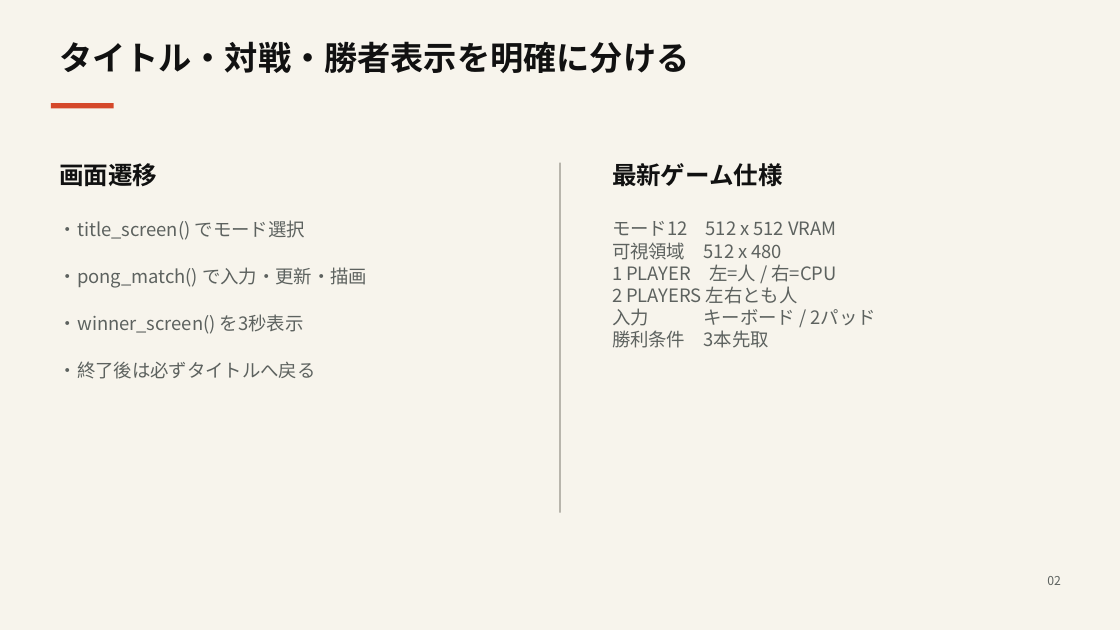
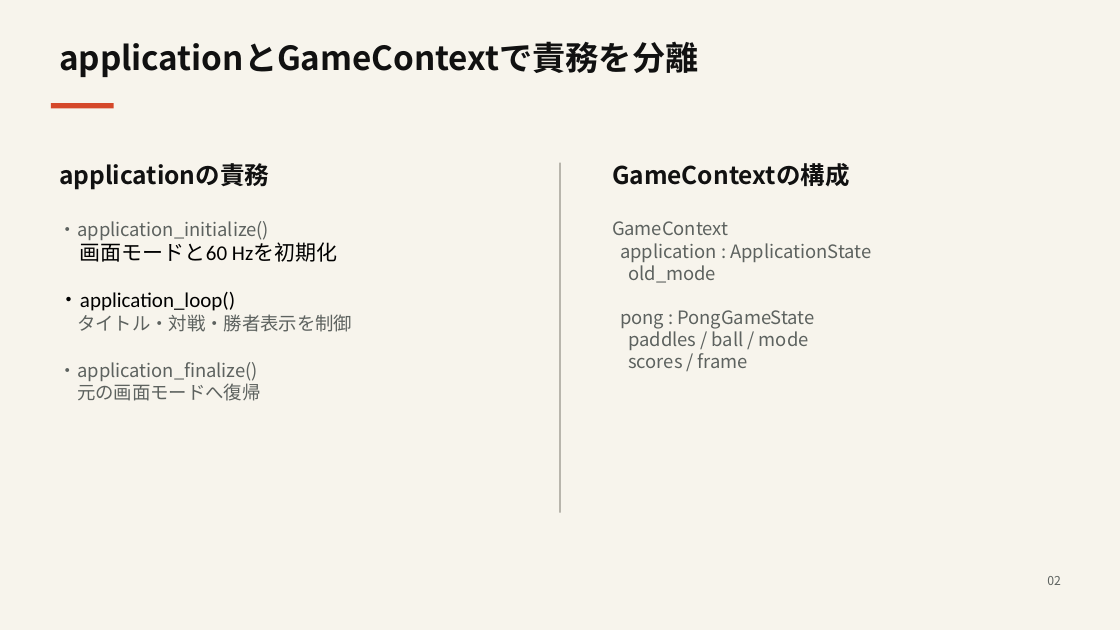
Before and after one commit to renatus-novus-x/pong, a slide deck: slide 2 of docs/pong.pptx. Drawn at 1120x630 pixels with LibreOffice and Linux fonts; fonts in the diff are those of the drawing. Boxes give left, top, right and bottom in pixels: in the first picture for what was removed or moved away, otherwise in the second. Text is boxed around its words. In the diff, an @@ line names an element or a change of style, - is before the commit and + after.

Commit message:
Refactor PongState into GameContext
Split the monolithic PongState into PongGameState and ApplicationState, and combine them in a new GameContext. Update function signatures and lifecyle names (restore_mode -> application_finalize, pong_begin -> application_initialize, pong_run -> application_loop) to operate on GameContext/PongGameState. main now initializes, runs, and finalizes using the new context; CRT mode is restored on failure. Minor renames across pong_* helpers to use the new PongGameState. Updated binary docs/pong.pptx.

```diff
--- a/docs/pong.pptx
+++ b/docs/pong.pptx
@@ text at bbox=[59, 41, 698, 77]: text changed @@
-タイトル・対戦・勝者表示を明確に分ける
+applicationとGameContextで責務を分離
@@ text at bbox=[59, 163, 269, 190]: text changed @@
-画面遷移
+applicationの責務
@@ text at bbox=[612, 163, 850, 186]: text changed @@
-最新ゲーム仕様
+GameContextの構成
@@ text at bbox=[59, 221, 352, 401]: text changed @@
-・title_screen() でモード選択
-・pong_match() で入力・更新・描画
-・winner_screen() を3秒表示
-・終了後は必ずタイトルへ戻る
+・application_initialize()
+画面モードと60 Hzを初期化
+・application_loop()
+タイトル・対戦・勝者表示を制御
+・application_finalize()
+元の画面モードへ復帰
@@ text at bbox=[612, 221, 871, 368]: text changed @@
-モード12 512 x 512 VRAM
-可視領域 512 x 480
-1 PLAYER 左=人 / 右=CPU
-2 PLAYERS 左右とも人
-入力 キーボード / 2パッド
-勝利条件 3本先取
+GameContext
+application : ApplicationState
+old_mode
+pong : PongGameState
+paddles / ball / mode
+scores / frame
```
Also in this commit, not shown: 2 other slides changed, 1 other file.
